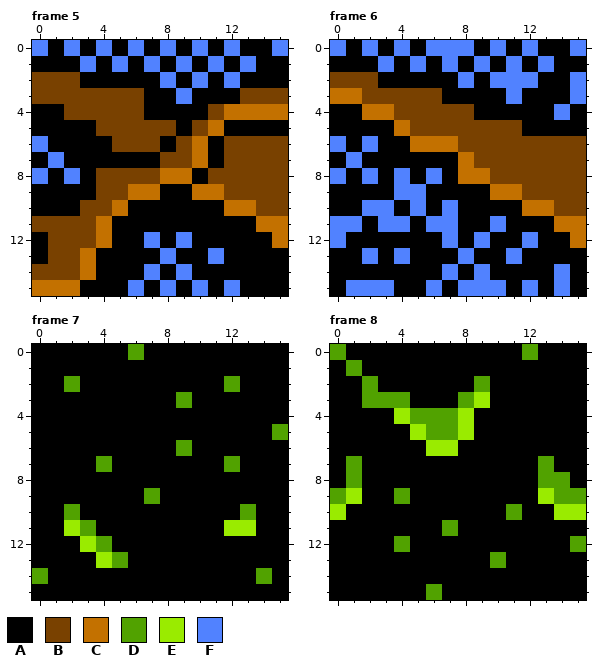
Two versions of one pixel-art file, assets/tilemap_forest.aseprite. Above is the file before it was changed.
16x16 pixels, 12 frames. Shown: frame 5, frame 6, frame 7, frame 8. The commit also changed other frames, which this record leaves out.
Palette (. is transparent): A #000000  B #794100  C #c37100  D #51a200  E #9aeb00  F #5182ff
Once edited:
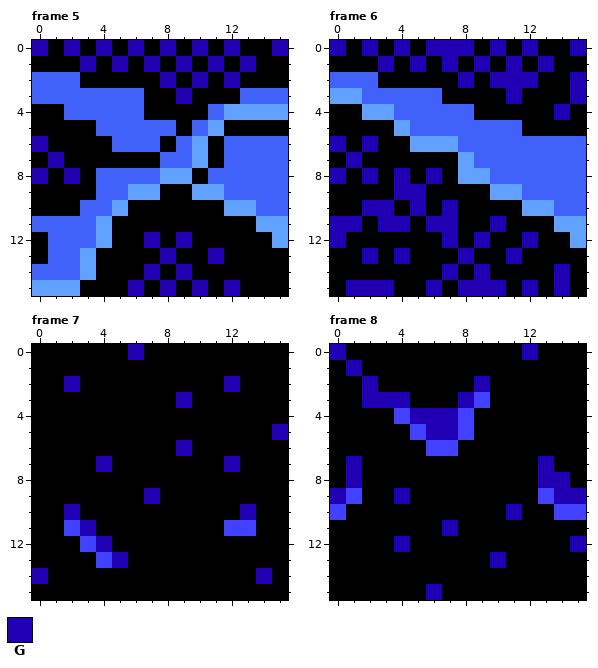
Colours new in this view: G #2000b2
The edit:
layer "bg" added
layer "decor" added
layer "bg_cursed" added
layer "decor_cursed" added
layer "Sky" removed
layer "Decor" removed
colour B: #794100 -> #4161fb
colour C: #c37100 -> #61a2ff
colour E: #9aeb00 -> #4141ff
Frame 5, layer "decor_cursed":
y 0: x 0 F -> G; x 2 F -> G; x 4 F -> G; x 6 F -> G; x 8 F -> G; x 10 F -> G; x 12 F -> G; x 15 F -> G
y 1: x 3 F -> G; x 5 F -> G; x 7 F -> G; x 9 F -> G; x 11 F -> G; x 13 F -> G
y 2: x 8 F -> G; x 10 F -> G; x 12 F -> G
y 3: x 9 F -> G
y 6: x 0 F -> G
y 7: x 1 F -> G
y 8: x 0 F -> G; x 2 F -> G
y 12: x 7 F -> G; x 9 F -> G
y 13: x 8 F -> G; x 11 F -> G
y 14: x 7 F -> G; x 9 F -> G
y 15: x 6 F -> G; x 8 F -> G; x 10 F -> G; x 12 F -> G
Frame 6, layer "decor_cursed":
y 0: x 0 F -> G; x 2 F -> G; x 4 F -> G; x 6..8 FFF -> GGG; x 10 F -> G; x 12 F -> G; x 15 F -> G
y 1: x 3 F -> G; x 5 F -> G; x 7 F -> G; x 9 F -> G; x 11 F -> G; x 13 F -> G
y 2: x 8 F -> G; x 10..12 FFF -> GGG; x 15 F -> G
y 3: x 11 F -> G; x 15 F -> G
y 4: x 14 F -> G
y 6: x 0 F -> G; x 2 F -> G
y 7: x 1 F -> G
y 8: x 0 F -> G; x 2 F -> G; x 4 F -> G; x 6 F -> G
y 9: x 4..5 FF -> GG
y 10: x 2..3 FF -> GG; x 5 F -> G; x 7 F -> G
y 11: x 0..1 FF -> GG; x 3..4 FF -> GG; x 6..7 FF -> GG; x 10 F -> G
y 12: x 0 F -> G; x 7 F -> G; x 9 F -> G; x 12 F -> G
y 13: x 2 F -> G; x 4 F -> G; x 8 F -> G; x 11 F -> G
y 14: x 7 F -> G; x 9 F -> G; x 14 F -> G
y 15: x 1..3 FFF -> GGG; x 6 F -> G; x 8..10 FFF -> GGG; x 12 F -> G; x 14 F -> G
Frame 7, layer "decor_cursed":
y 0: x 6 D -> G
y 2: x 2 D -> G; x 12 D -> G
y 3: x 9 D -> G
y 5: x 15 D -> G
y 6: x 9 D -> G
y 7: x 4 D -> G; x 12 D -> G
y 9: x 7 D -> G
y 10: x 2 D -> G; x 13 D -> G
y 11: x 3 D -> G
y 12: x 4 D -> G
y 13: x 5 D -> G
y 14: x 0 D -> G; x 14 D -> G
Frame 8, layer "decor_cursed":
y 0: x 0 D -> G; x 12 D -> G
y 1: x 1 D -> G
y 2: x 2 D -> G; x 9 D -> G
y 3: x 2..4 DDD -> GGG; x 8 D -> G
y 4: x 5..7 DDD -> GGG
y 5: x 6..7 DD -> GG
y 7: x 1 D -> G; x 13 D -> G
y 8: x 1 D -> G; x 13..14 DD -> GG
y 9: x 0 D -> G; x 4 D -> G; x 14..15 DD -> GG
y 10: x 11 D -> G
y 11: x 7 D -> G
y 12: x 4 D -> G; x 15 D -> G
y 13: x 10 D -> G
y 15: x 6 D -> G
Where, in picture pixels (left, top, right, bottom), the same in both pictures:
changed: (32, 40, 288, 296)
changed: (330, 40, 586, 296)
changed: (32, 344, 288, 584)
changed: (330, 344, 586, 600)
